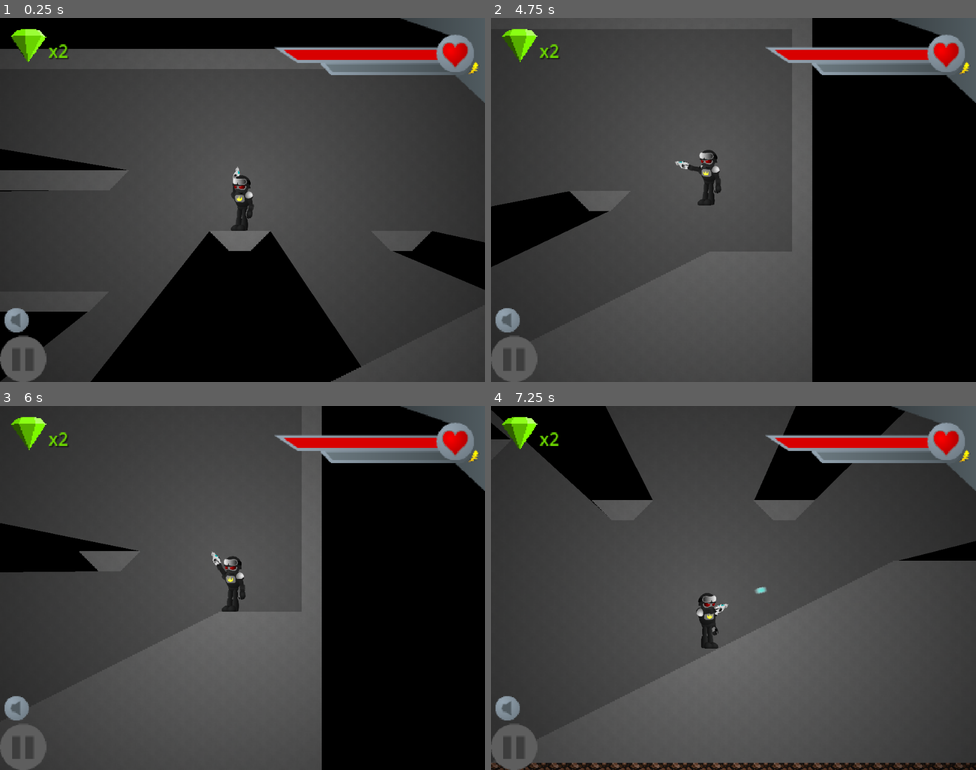
Above: before the commit, frames 1-4 (two rows, left to right).
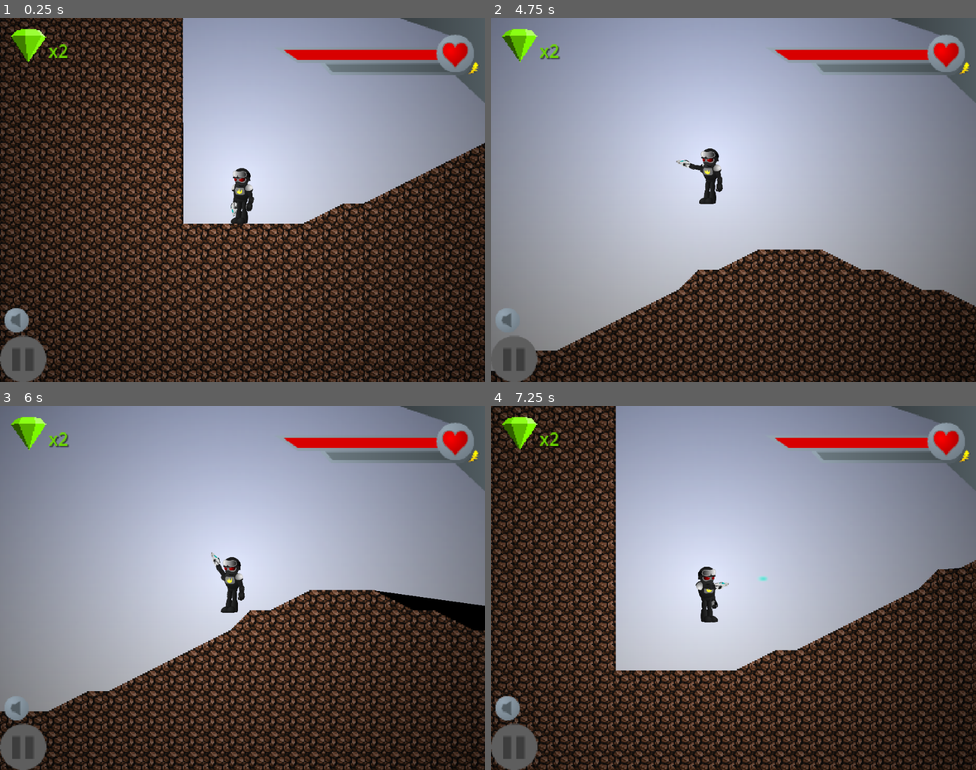
Above: after the commit, the same moments.

Repository: HMI-Studios/Skylands-WFA
Game: Godot game, scene res://scenes/Main.tscn
Same seed, same stepped clock (60 frames per second), same inputs: the game is played once before the commit and once after it. Sound files missing from this copy of the repository are replaced by a short silence.
Inputs (mouse positions are in pixels of both pictures, inside the frame that each line leads up to):
- Up to frame 1 (0.25 s): no input
- Up to frame 2 (4.75 s): tap Enter (ui_accept) at 0.5 s; move the mouse to (840, 181) at 0.52 s; hold Space (shoot) 0.53-1.28 s; hold D (move_right) 0.53-2.03 s; tap W (jump) at 0.77, 1.52, 3.02, 3.77, 4.52 s; move the mouse to (636, 218) at 1.27 s; tap Space (shoot) at 1.35, 2.85, 4.35 s; move the mouse to (782, 119) at 2.02 s; hold A (move_left) 2.03-2.78 s; hold Space (shoot) 2.03-2.78 s; move the mouse to (709, 272) at 2.77 s; hold D (move_right) 2.78-4.28 s; move the mouse to (879, 254) at 3.52 s; hold Space (shoot) 3.53-4.28 s; move the mouse to (588, 145) at 4.27 s; hold A (move_left) from 4.28 s (still down)
- Up to frame 3 (6 s): move the mouse to (266, 588) at 5.02 s; release A (move_left) at 5.03 s; hold D (move_right) 5.03-5.78 s; hold Space (shoot) 5.03-5.78 s; move the mouse to (169, 497) at 5.77 s; hold A (move_left) from 5.78 s (still down); tap Space (shoot) at 5.85 s
- Up to frame 4 (7.25 s): keep holding A (move_left); tap W (jump) at 6.02, 6.77 s; move the mouse to (840, 569) at 6.52 s; hold Space (shoot) from 6.53 s (still down)

The runs differ from the first frame. In frame 1, 87% of the frame differs, in the area x 0-100%, y 0-100%; in frame 2, 91%; in frame 3, 89%; in frame 4, 91%.

Commit message:
prevent player from shooting through walls

Diff:
--- a/project/project.godot
+++ b/project/project.godot
@@ -12,7 +12,7 @@
 
 config/name="Skylands"
 run/main_scene="res://scenes/Main.tscn"
-config/features=PackedStringArray("4.1", "GL Compatibility")
+config/features=PackedStringArray("4.2", "GL Compatibility")
 boot_splash/show_image=false
 config/icon="res://assets/icon.png"
 
--- a/project/scenes/Player.tscn
+++ b/project/scenes/Player.tscn
@@ -16,3 +16,8 @@
 [node name="HitBox" type="CollisionShape2D" parent="."]
 position = Vector2(0, -19)
 shape = SubResource("RectangleShape2D_ytk7r")
+
+[node name="GunRay" type="RayCast2D" parent="."]
+unique_name_in_owner = true
+position = Vector2(0, -56)
+collision_mask = 16
--- a/project/scenes/levels/TileSet.tres
+++ b/project/scenes/levels/TileSet.tres
@@ -179,6 +179,7 @@
 physics_layer_0/collision_layer = 21
 physics_layer_1/collision_layer = 25
 terrain_set_0/mode = 2
-terrain_set_0/terrain_0/name = "Glass WallWall"
+terrain_set_0/terrain_0/name = "Glass Wall"
 terrain_set_0/terrain_0/color = Color(0.756863, 0.843137, 0.996078, 1)
+navigation_layer_0/layers = 1
 sources/0 = SubResource("TileSetAtlasSource_23kaw")
--- a/project/scenes/levels/TileTest.tscn
+++ b/project/scenes/levels/TileTest.tscn
@@ -138,8 +138,17 @@
 [sub_resource type="CircleShape2D" id="CircleShape2D_4itay"]
 radius = 16.0
 
+[sub_resource type="RectangleShape2D" id="RectangleShape2D_ct6qe"]
+size = Vector2(62, 48)
+
 [sub_resource type="RectangleShape2D" id="RectangleShape2D_l34hl"]
 size = Vector2(119, 93.5)
+
+[sub_resource type="NavigationPolygon" id="NavigationPolygon_wd5nx"]
+vertices = PackedVector2Array(213, -245, 372, -243, 371, -243, 214, -210, 342, -209, 619, -117, 299, 44, 198, 44, 198, -1, 295, -59, 562, -116, 105, -1, 105, 43, -59, 43, -59, -59, 593, -151, 669, -192, 300, -115, 213, -115, 213, -155, 321, -156, 381, -162, 348, -199, 666, -117, 586, -221, 587, -163, 467, -238, 518, -163, 492, -167, 453, -166, 433, -162)
+polygons = Array[PackedInt32Array]([PackedInt32Array(0, 1, 2), PackedInt32Array(3, 0, 2, 4), PackedInt32Array(5, 6, 7, 8, 9, 10), PackedInt32Array(11, 12, 13, 14), PackedInt32Array(11, 14, 9, 8), PackedInt32Array(5, 10, 15, 16), PackedInt32Array(17, 18, 19, 20), PackedInt32Array(21, 17, 20, 22), PackedInt32Array(16, 23, 5), PackedInt32Array(24, 16, 15, 25), PackedInt32Array(26, 24, 25, 27, 28), PackedInt32Array(26, 28, 29, 2), PackedInt32Array(2, 29, 30, 21, 22, 4)])
+outlines = Array[PackedVector2Array]([PackedVector2Array(-69, 53, -69, -69, 294, -69, 557, -125, 581, -153, 516, -153, 491, -157, 454, -156, 435, -152, 384, -152, 304, -106, 204, -105, 203, -165, 315, -166, 336, -199, 205, -201, 203, -256, 372, -253, 468, -248, 587, -231, 680, -199, 676, -107, 621, -107, 302, 54, 188, 54, 188, 9, 115, 9, 115, 53)])
+source_geometry_group_name = &"navigation_polygon_source_group"
 
 [sub_resource type="AtlasTexture" id="AtlasTexture_uunbq"]
 atlas = ExtResource("1_lwex1")
@@ -191,7 +200,7 @@
 
 [node name="Spawn" type="Node2D" parent="."]
 unique_name_in_owner = true
-position = Vector2(410, -177)
+position = Vector2(-1137, 62)
 
 [node name="Exit" type="Area2D" parent="."]
 unique_name_in_owner = true
@@ -233,8 +242,8 @@
 collision_mask = 64
 
 [node name="CollisionShape2D" type="CollisionShape2D" parent="Door1Opener"]
-position = Vector2(-5, 12)
-shape = SubResource("RectangleShape2D_l34hl")
+position = Vector2(4, 12)
+shape = SubResource("RectangleShape2D_ct6qe")
 
 [node name="Door2Opener" type="Area2D" parent="."]
 unique_name_in_owner = true
@@ -245,6 +254,10 @@
 [node name="CollisionShape2D" type="CollisionShape2D" parent="Door2Opener"]
 position = Vector2(-42.5, 36.25)
 shape = SubResource("RectangleShape2D_l34hl")
+
+[node name="NavigationRegion2D" type="NavigationRegion2D" parent="."]
+visible = false
+navigation_polygon = SubResource("NavigationPolygon_wd5nx")
 
 [node name="Slopes" type="Node2D" parent="."]
 z_index = 1
--- a/project/scripts/Player.gd
+++ b/project/scripts/Player.gd
@@ -34,7 +34,6 @@
     gun.rotation = PI/2
 
 
-# Called every frame. 'delta' is the elapsed time since the previous frame.
 func _physics_process(delta):
     velocity += Global.gravity * delta
     horizontal_movement()
@@ -78,7 +77,10 @@
             far_gun.add_child(gun)
 
     if Input.is_action_pressed("shoot"):
-        gun.shoot(aim_vec)
+        %GunRay.target_position = (gun.global_position - %GunRay.global_position) / scale
+        %GunRay.force_raycast_update()
+        if not %GunRay.is_colliding():
+            gun.shoot(aim_vec)
 
 
 func horizontal_movement():
Not shown: 1 places in project/scenes/levels/TileTest.tscn that only renumber resources
